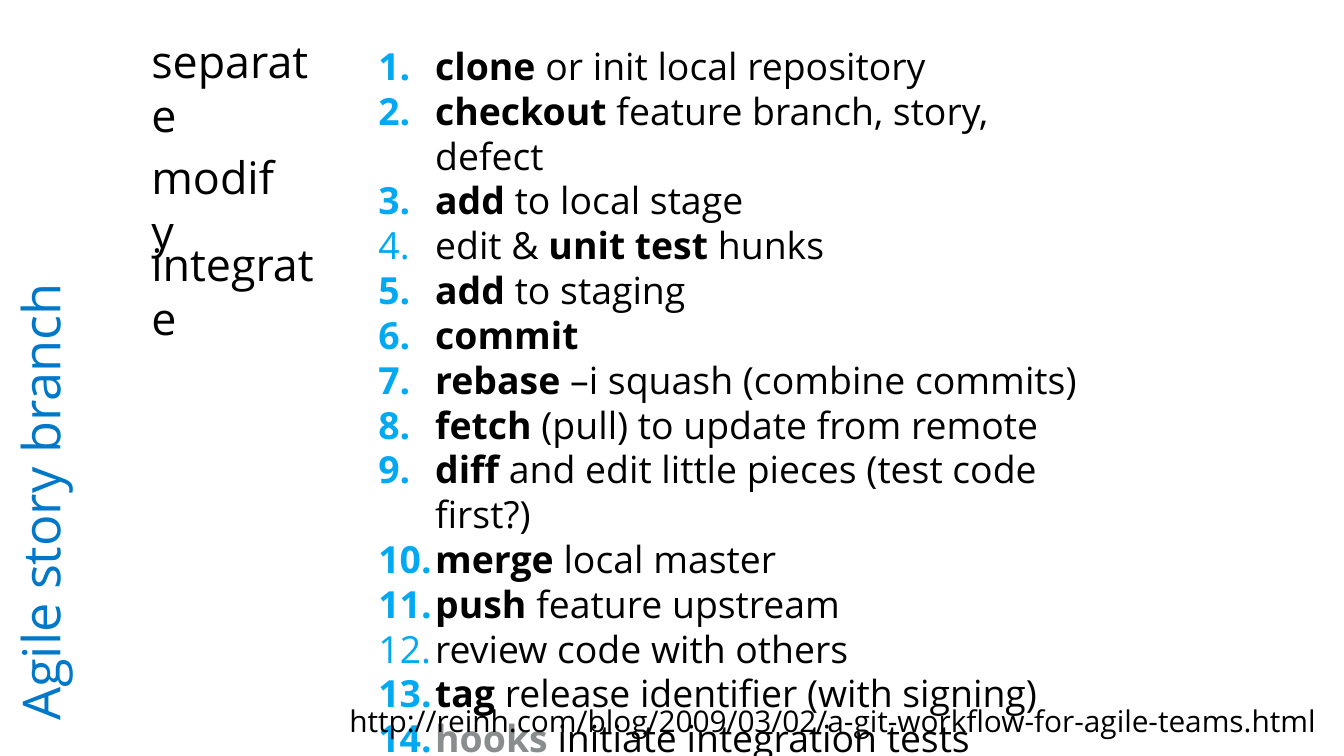
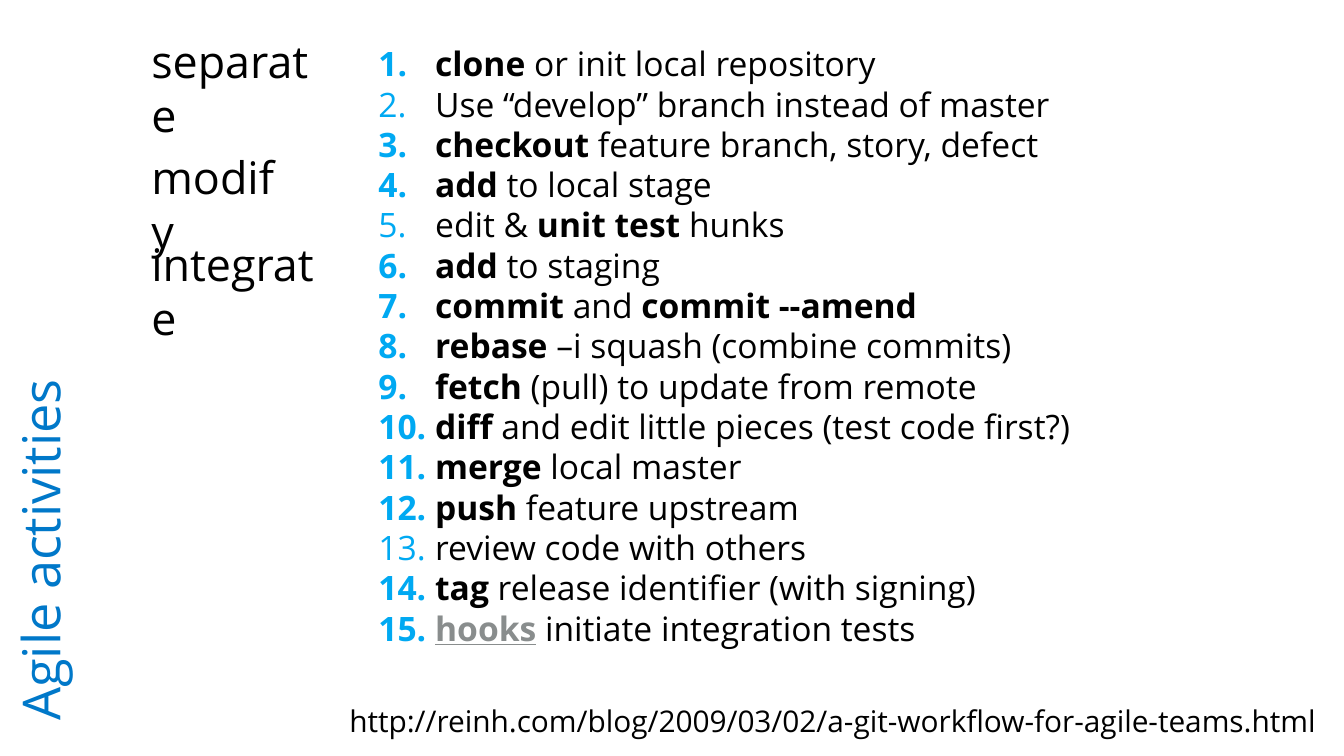
Before and after one commit to rkuma183/wilsonmar.github.io, a slide deck: slide 28 of fig/Git_with_Github_v80_2016.09.09a_wm.pptx (slide 27 before the commit). Drawn at 1344x756 pixels with LibreOffice and Linux fonts; fonts in the diff are those of the drawing. Boxes give left, top, right and bottom in pixels: in the first picture for what was removed or moved away, otherwise in the second. Text is boxed around its words. In the diff, an @@ line names an element or a change of style, - is before the commit and + after.

```diff
--- a/fig/Git_with_Github_v80_2016.09.09a_wm.pptx
+++ b/fig/Git_with_Github_v80_2016.09.09a_wm.pptx
@@ text at [435,50,1070,649]: size 20 to 18 pt in "clone or init local repository", "checkout feature branch, story, defect", "add to local stage", "edit & unit test hunks" and 9 more places @@
@@ text at [435,91,1049,125]: paragraph added @@
+2. Use “develop” branch instead of master
@@ text at [435,292,917,319]: text changed; size 20 to 18 pt @@
-6. commit
+7. commit and commit --amend
@@ title at [5,400,76,717]: text changed @@
-Agile story branch
+Agile activities
```
Also in this commit, not shown: 4 other slides changed, 1 slide added, 7 other files.
